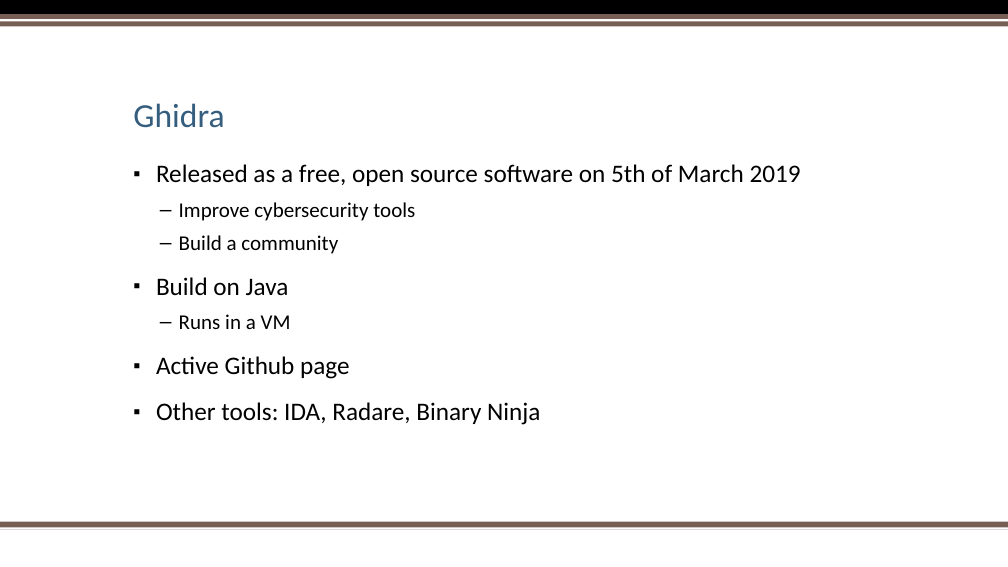
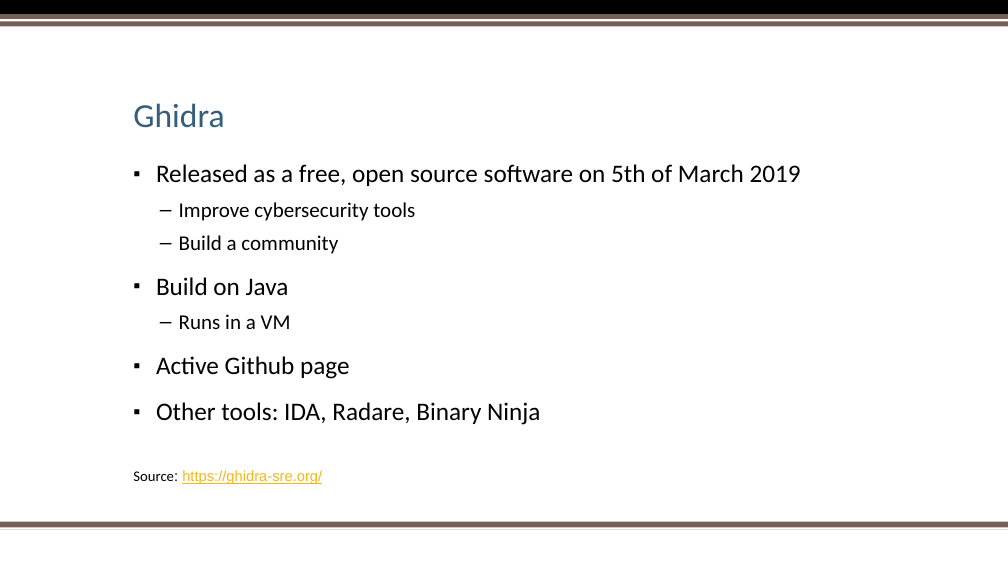
Before and after one commit to sebivenlo/ESDE_2021_Ghidra, a slide deck: slide 11 of Reverse Engineering.pptx. Drawn at 1008x567 pixels with LibreOffice and Linux fonts; fonts in the diff are those of the drawing; background and template pictures are left out. Boxes give left, top, right and bottom in pixels: in the first picture for what was removed or moved away, otherwise in the second. Text is boxed around its words. In the diff, an @@ line names an element or a change of style, - is before the commit and + after.

Commit message:
added some sources to their individual slide and edited the sources slide itself

```diff
--- a/Reverse Engineering.pptx
+++ b/Reverse Engineering.pptx
@@ text added at [133, 470, 322, 484], 14 pt, text #F7B615, underline @@
+Source: https://ghidra-sre.org/
```
Also in this commit, not shown: 2 other slides changed.
